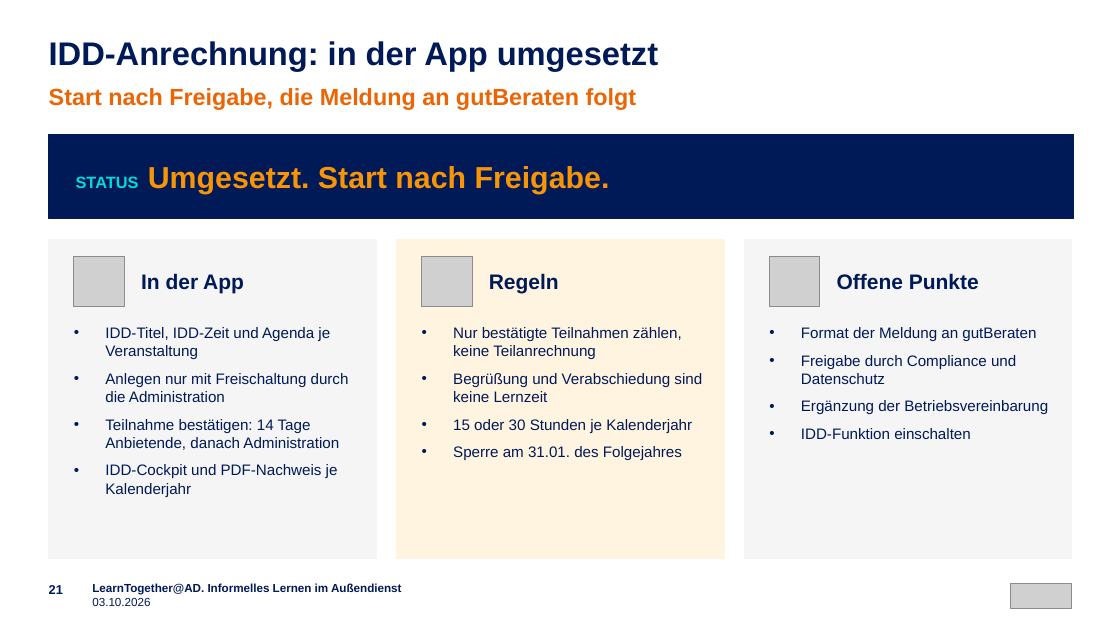
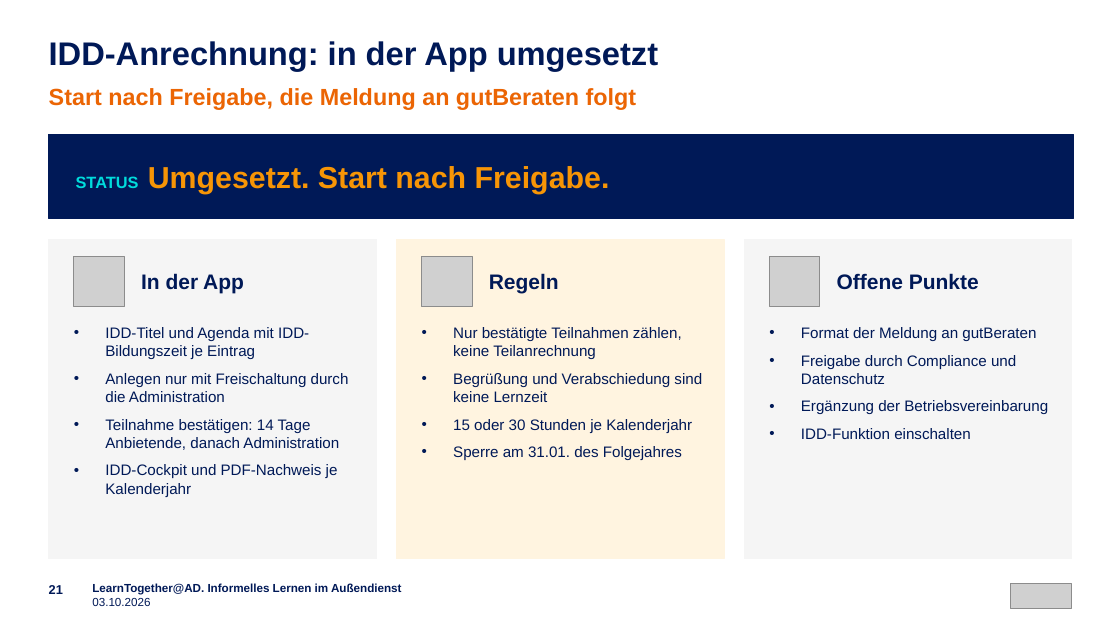
Before and after one commit to emplush/ruv_learntogether, a slide deck: slide 21 of docs/LearnTogether-AD_Praesentation.pptx. Drawn at 1120x630 pixels with LibreOffice and Linux fonts; fonts in the diff are those of the drawing; grey boxes stand for pictures. Boxes give left, top, right and bottom in pixels: in the first picture for what was removed or moved away, otherwise in the second. Text is boxed around its words. In the diff, an @@ line names an element or a change of style, - is before the commit and + after.

```diff
--- a/docs/LearnTogether-AD_Praesentation.pptx
+++ b/docs/LearnTogether-AD_Praesentation.pptx
@@ text at (105,327,309,359): text changed @@
-• IDD-Titel, IDD-Zeit und Agenda je Veranstaltung
+• IDD-Titel und Agenda mit IDD-Bildungszeit je Eintrag
```
Also in this commit, not shown: 1 other slide changed, 52 other files.
